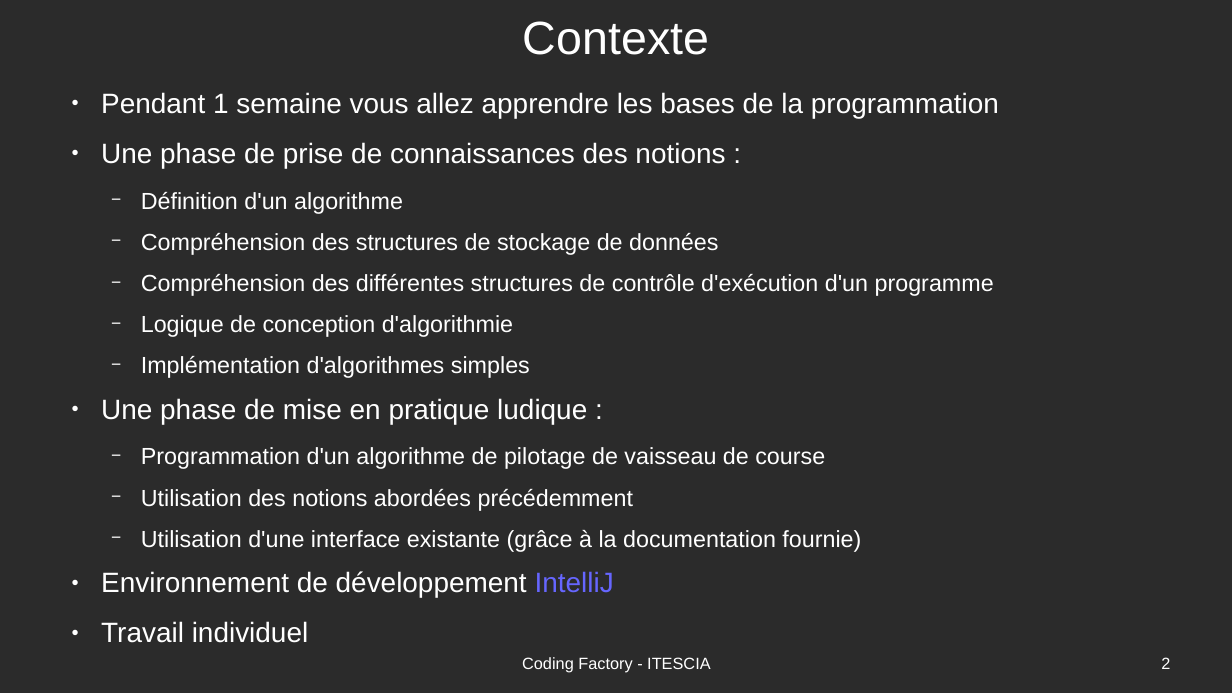
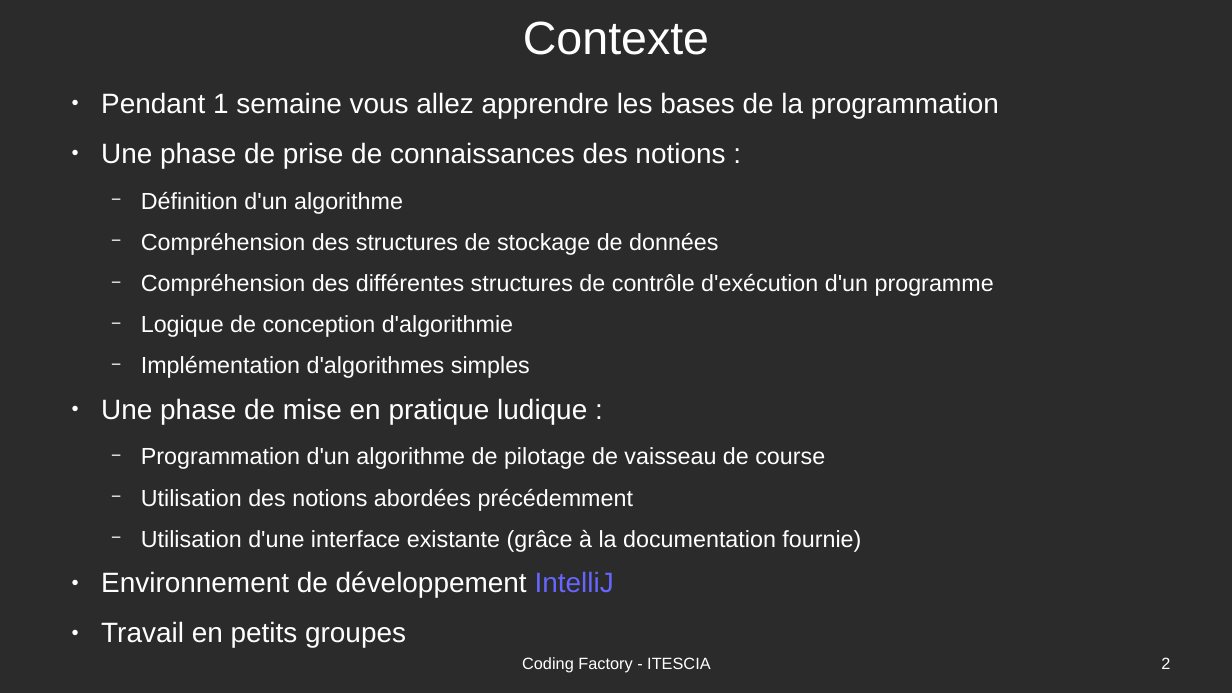
Before and after one commit to Romuald78/codingdojo_studentplugin, a slide deck: slide 2 of resources/doc/piscine_codingfactory-cours.odp. Drawn at 1232x693 pixels with LibreOffice and Linux fonts; fonts in the diff are those of the drawing; background and template pictures are left out; a plain dark background stands for a picture behind light text. Boxes give left, top, right and bottom in pixels: in the first picture for what was removed or moved away, otherwise in the second. Text is boxed around its words. In the diff, an @@ line names an element or a change of style, - is before the commit and + after.

```diff
--- a/resources/doc/piscine_codingfactory-cours.odp
+++ b/resources/doc/piscine_codingfactory-cours.odp
@@ text at (101,621,406,648): text changed @@
-● Travail individuel
+● Travail en petits groupes
```
Also in this commit, not shown: 6 other slides changed, 4 slides added, 1 slide removed, 3 other files.
